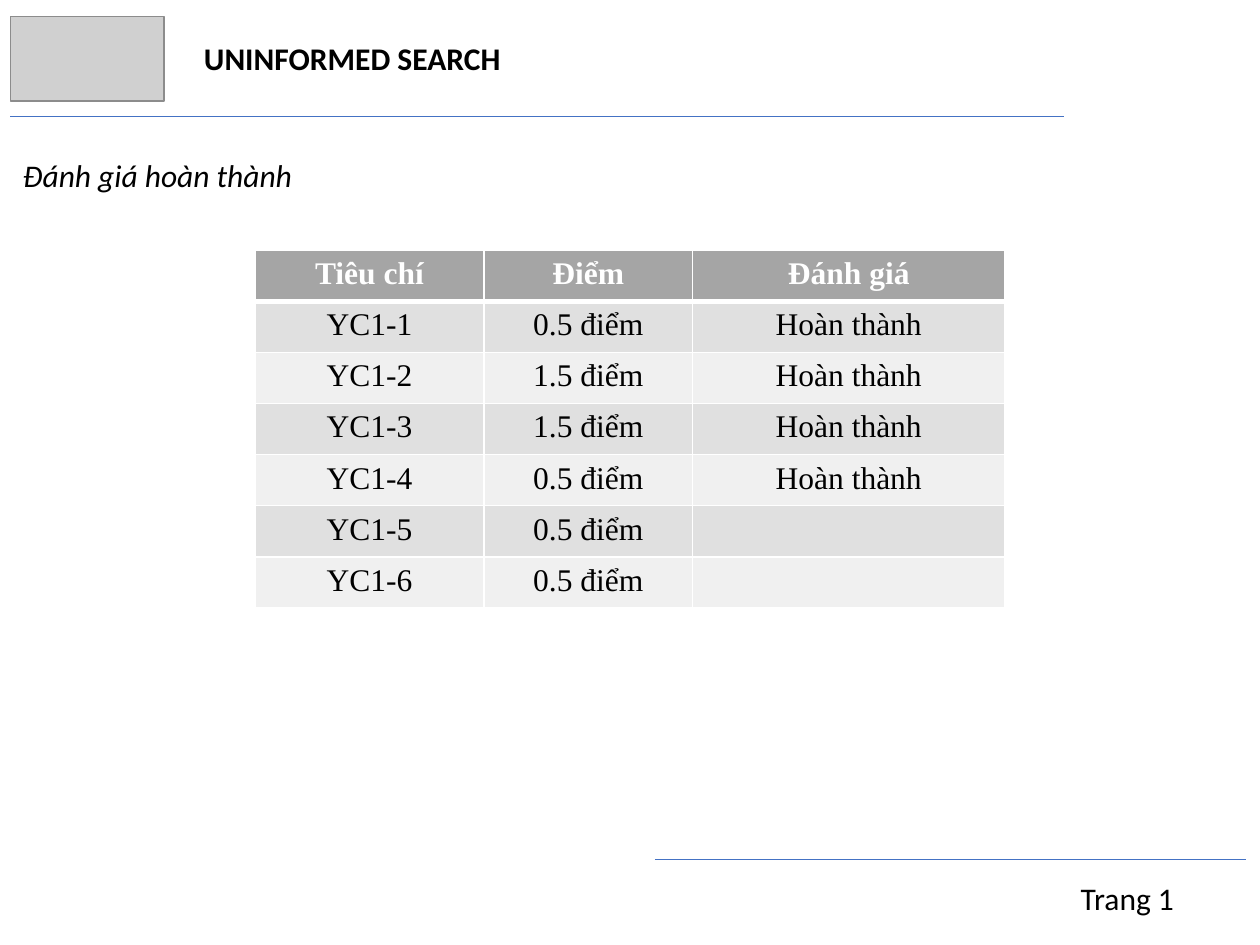
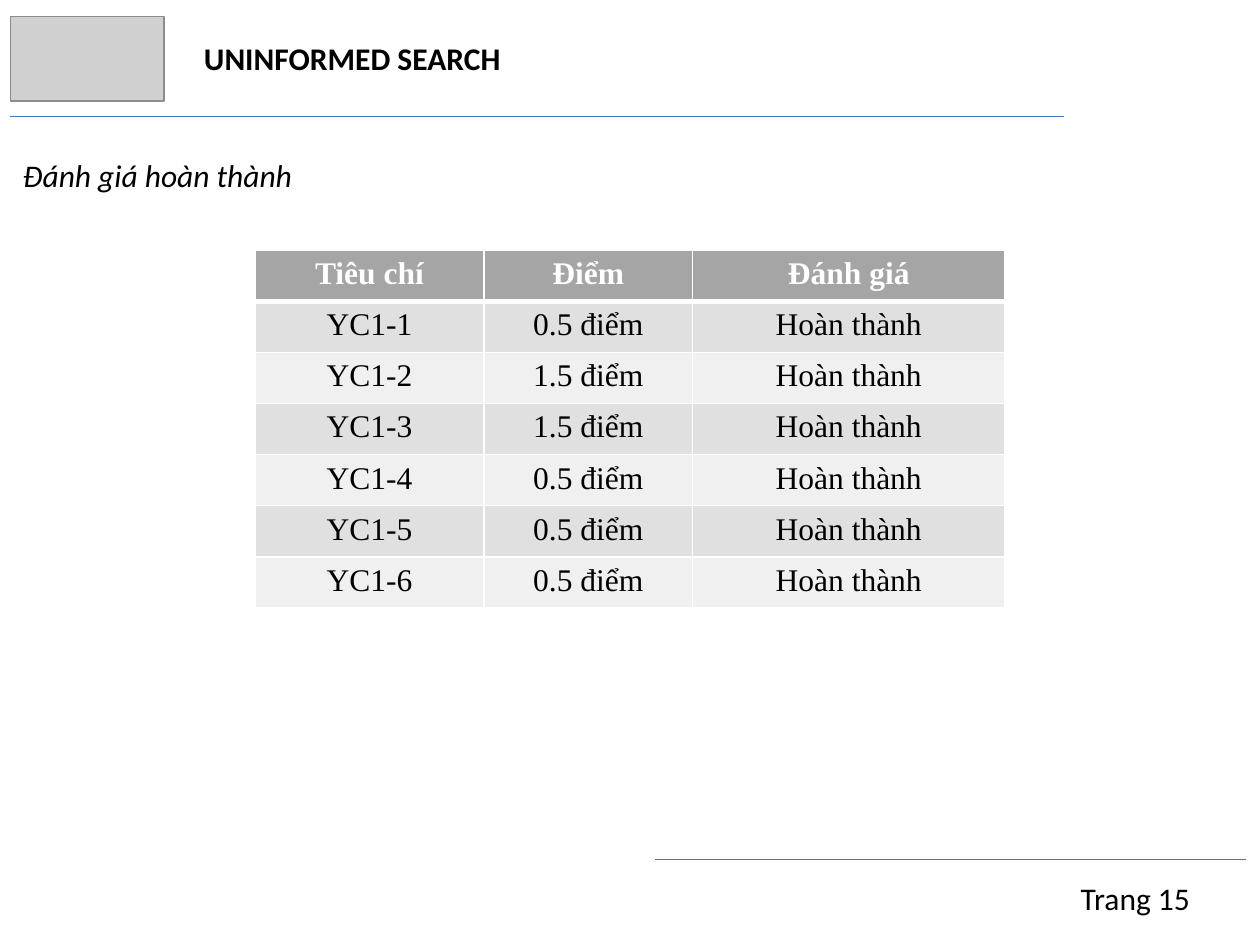
Before and after one commit to trngbro/AI, a slide deck: slide 15 of present/presentation.pptx. Drawn at 1260x945 pixels with LibreOffice and Linux fonts; fonts in the diff are those of the drawing; grey boxes stand for pictures. Boxes give left, top, right and bottom in pixels: in the first picture for what was removed or moved away, otherwise in the second. Text is boxed around its words. In the diff, an @@ line names an element or a change of style, - is before the commit and + after.

```diff
--- a/present/presentation.pptx
+++ b/present/presentation.pptx
@@ table at (x1=255, y1=251, x2=1005, y2=609) @@
-row 6, column 3: 
+row 6, column 3: Hoàn thành
-row 7, column 3: 
+row 7, column 3: Hoàn thành
@@ text at (x1=1081, y1=889, x2=1190, y2=916): text changed @@
-Trang 1
+Trang 15
```
Also in this commit, not shown: 24 other slides changed.
